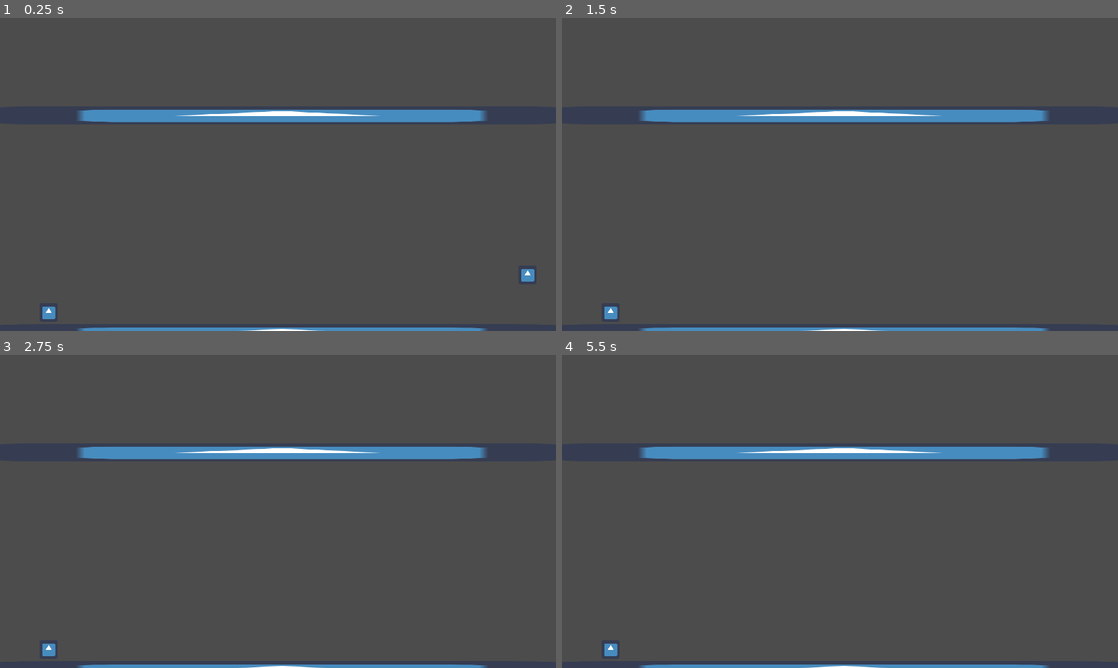
Above: before the commit, frames 1-4 (two rows, left to right).
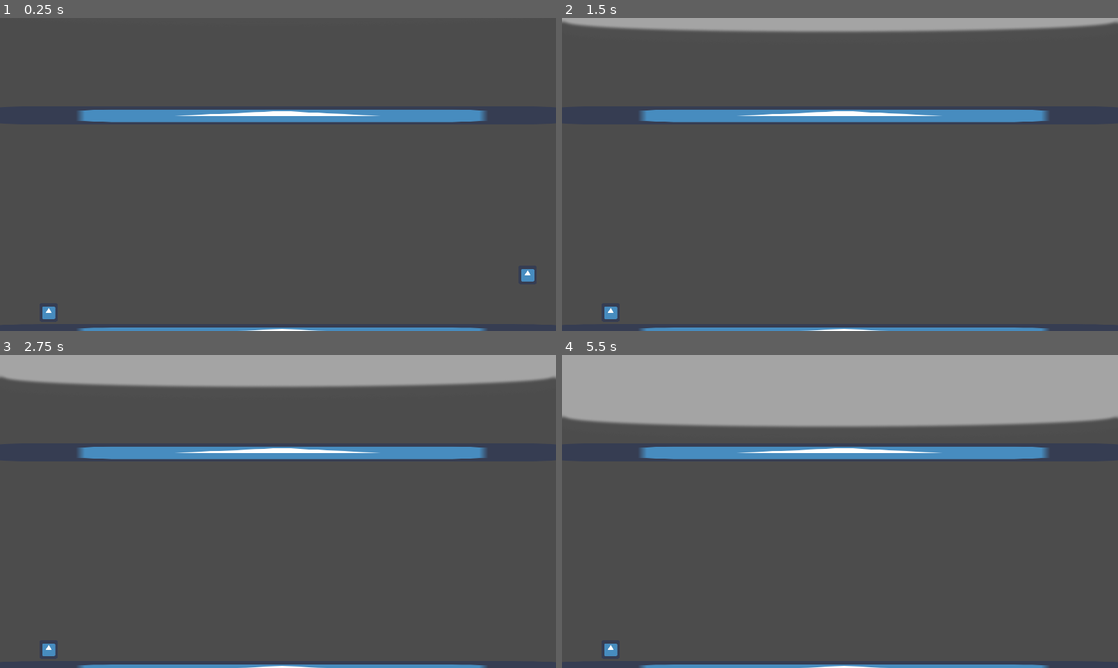
Above: after the commit, the same moments.

Repository: moisesjbc/a-la-cama
Game: Godot game, scene res://gameplay/main/main.tscn
Two runs of this game, one before a commit and one after it. Both use one fixed random seed, a clock stepped at 60 frames per second and the inputs below. The engine's default icon, where the game draws it, is replaced by a stand-in: a white triangle on a blue panel in a dark square.
Inputs:
- Up to frame 1 (0.25 s): no input
- Up to frame 2 (1.5 s): hold D (ui_right) from 0.53 s (still down)
- Up to frame 3 (2.75 s): release D (ui_right) at 2.03 s; hold A (ui_left) from 2.03 s (still down)
- Up to frame 4 (5.5 s): release A (ui_left) at 2.78 s; hold D (ui_right) 2.78-4.28 s; hold A (ui_left) 4.28-5.03 s; hold D (ui_right) from 5.03 s (still down)

The runs differ from the first frame. In frame 2, 3.9% of the frame differs, in the area x 0-100%, y 0-5%; in frame 3, 9.7%; in frame 4, 22%, in the area x 0-100%, y 0-24%.

Commit message:
Add moon falling

Diff:
--- a/godot-project/gameplay/levels/levels.gd
+++ b/godot-project/gameplay/levels/levels.gd
@@ -6,6 +6,7 @@
 export var LEVEL_CHANGING_SPEED: int = 700
 var player
 
+signal player_reached_bed
 
 func _ready():
 	get_child(0).connect("player_reached_bed", self, "next_level")
@@ -14,6 +15,7 @@
 func next_level():
 	player.visible = false
 	get_child(0).disconnect("player_reached_bed", self, "next_level")
+	emit_signal("player_reached_bed")
 
 	# Load next level
 	get_child(1).load_level(get_child(0).get_fixed_elements_scale())
--- a/godot-project/gameplay/main/main.gd
+++ b/godot-project/gameplay/main/main.gd
@@ -15,3 +15,11 @@
 # Called every frame. 'delta' is the elapsed time since the previous frame.
 #func _process(delta):
 #	pass
+
+
+func _on_moon_moon_collided():
+	$levels.next_level()
+
+
+func _on_levels_player_reached_bed():
+	$moon.restart()
--- a/godot-project/gameplay/main/main.tscn
+++ b/godot-project/gameplay/main/main.tscn
@@ -1,8 +1,9 @@
-[gd_scene load_steps=4 format=2]
+[gd_scene load_steps=5 format=2]
 
 [ext_resource path="res://gameplay/player/player.tscn" type="PackedScene" id=1]
 [ext_resource path="res://gameplay/levels/levels.tscn" type="PackedScene" id=2]
 [ext_resource path="res://gameplay/main/main.gd" type="Script" id=3]
+[ext_resource path="res://gameplay/moon/moon.tscn" type="PackedScene" id=4]
 
 [node name="main" type="Node2D"]
 script = ExtResource( 3 )
@@ -11,3 +12,8 @@
 position = Vector2( 1822, 853 )
 
 [node name="levels" parent="." instance=ExtResource( 2 )]
+
+[node name="moon" parent="." instance=ExtResource( 4 )]
+
+[connection signal="player_reached_bed" from="levels" to="." method="_on_levels_player_reached_bed"]
+[connection signal="moon_collided" from="moon" to="." method="_on_moon_moon_collided"]
--- /dev/null
+++ b/godot-project/gameplay/moon/moon.gd
@@ -0,0 +1,25 @@
+extends KinematicBody2D
+
+export var SPEED: int = 50
+export var MAX_SPEED: int = 500
+var velocity: Vector2 = Vector2(0, SPEED)
+
+signal moon_collided
+
+func _process(delta):
+	if velocity.y != 0:
+		# Fall until crashing with the building roof
+		var collision = move_and_collide(velocity * delta)
+		if collision:
+			emit_signal("moon_collided")
+			restart()
+
+
+func restart():
+	# It's a new day! :-D
+	if velocity.y > 0:
+		velocity.y = -MAX_SPEED
+
+
+func _on_visibility_notifier_viewport_exited(viewport):
+	velocity.y = SPEED
--- /dev/null
+++ b/godot-project/gameplay/moon/moon.tscn
@@ -0,0 +1,25 @@
+[gd_scene load_steps=4 format=2]
+
+[ext_resource path="res://gameplay/moon/moon.png" type="Texture" id=1]
+[ext_resource path="res://gameplay/moon/moon.gd" type="Script" id=2]
+
+[sub_resource type="RectangleShape2D" id=1]
+extents = Vector2( 961, 27 )
+
+[node name="moon" type="KinematicBody2D"]
+position = Vector2( 960, -320 )
+collision_layer = 8
+collision_mask = 2
+script = ExtResource( 2 )
+
+[node name="sprite" type="Sprite" parent="."]
+texture = ExtResource( 1 )
+
+[node name="collision_shape" type="CollisionShape2D" parent="."]
+position = Vector2( 2, 273 )
+shape = SubResource( 1 )
+
+[node name="visibility_notifier" type="VisibilityNotifier2D" parent="."]
+position = Vector2( 0, 291 )
+
+[connection signal="viewport_exited" from="visibility_notifier" to="." method="_on_visibility_notifier_viewport_exited"]
--- a/godot-project/project.godot
+++ b/godot-project/project.godot
@@ -52,6 +52,7 @@
 2d_physics/layer_1="player"
 2d_physics/layer_2="platform"
 2d_physics/layer_3="bed"
+2d_physics/layer_4="moon"
 
 [physics]
 
Binary file added: godot-project/gameplay/moon/moon.png
Not shown, added: godot-project/gameplay/moon/moon.png.import
Not shown, added: design/moon.xcf
